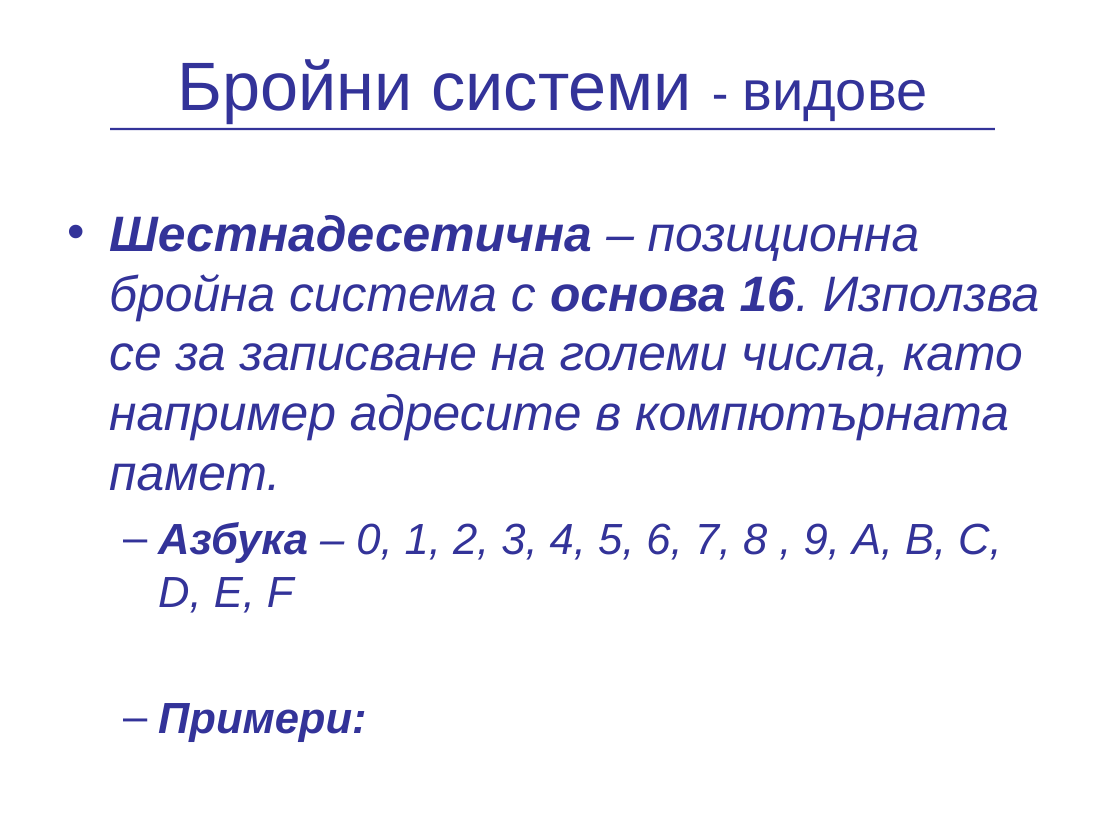
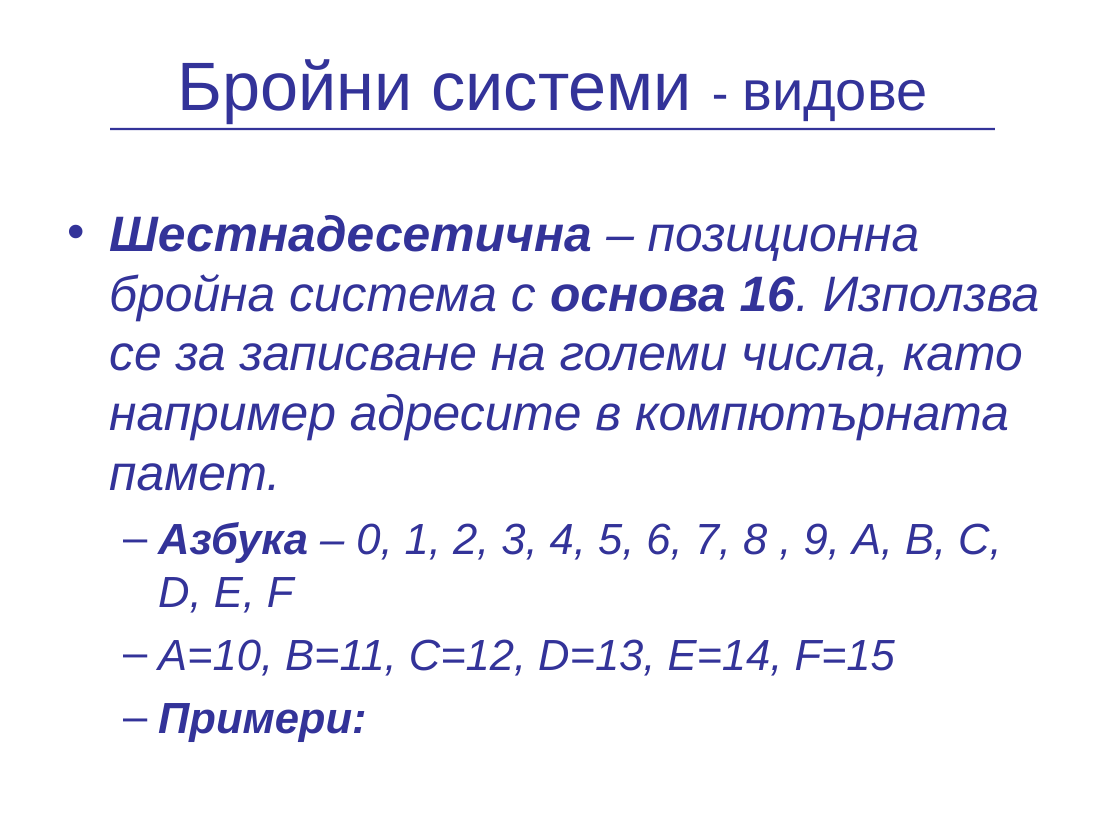
Before and after one commit to vpeevski/academy, a slide deck: slide 8 of Presentations/NumericalSystems/BroiniSistemi.ppt. Drawn at 1120x840 pixels with LibreOffice and Linux fonts; fonts in the diff are those of the drawing; background and template pictures are left out. Boxes give left, top, right and bottom in pixels: in the first picture for what was removed or moved away, otherwise in the second. Text is boxed around its words. In the diff, an @@ line names an element or a change of style, - is before the commit and + after.

```diff
--- a/Presentations/NumericalSystems/BroiniSistemi.ppt
+++ b/Presentations/NumericalSystems/BroiniSistemi.ppt
@@ text at [158,639,895,676]: paragraph added @@
+  – A=10, B=11, C=12, D=13, E=14, F=15
```
Also in this commit, not shown: 2 other slides changed, 2 slides added.
